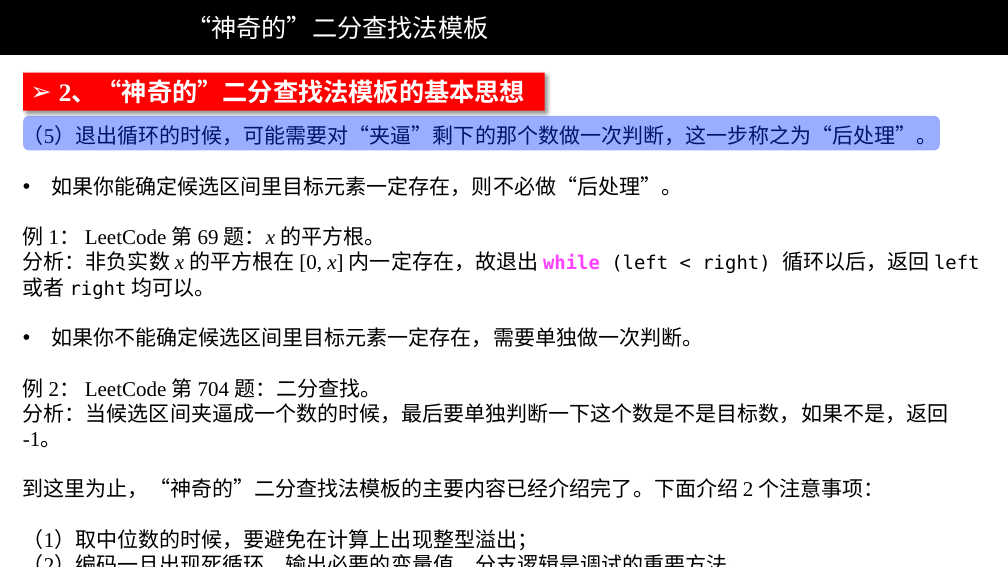
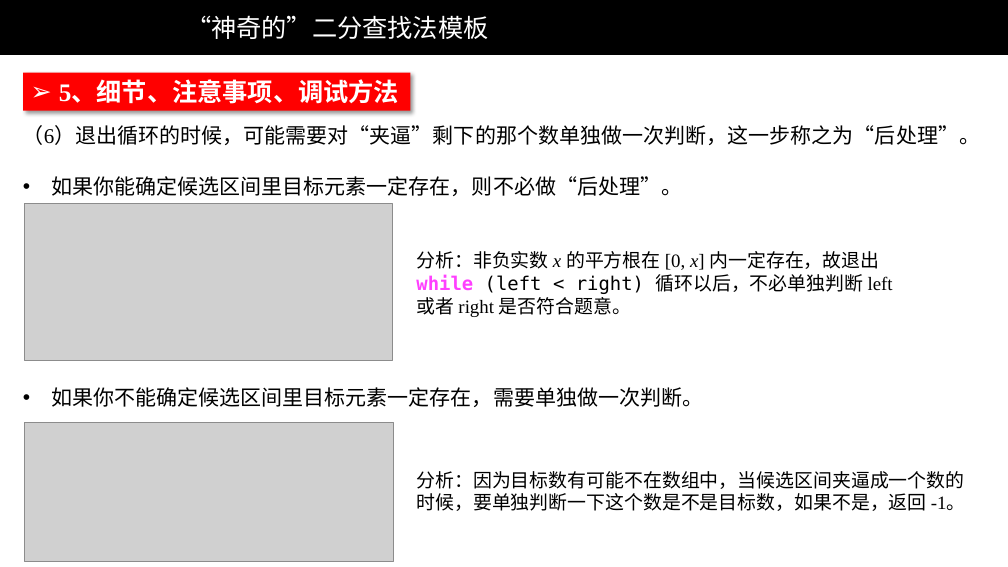
Before and after one commit to liweiwei1419/LeetCode-Solution-PPT, a slide deck: slide 11 of others/“神奇的”二分查找法模板-1（文字）.pptx (slide 7 before the commit). Drawn at 1008x567 pixels with LibreOffice and Linux fonts; fonts in the diff are those of the drawing; grey boxes stand for pictures; background and template pictures are left out. Boxes give left, top, right and bottom in pixels: in the first picture for what was removed or moved away, otherwise in the second. Text is boxed around its words. In the diff, an @@ line names an element or a change of style, - is before the commit and + after.

Commit message:
添加了神奇的二分查找法 PPT。

```diff
--- a/others/“神奇的”二分查找法模板-1（文字）.pptx
+++ b/others/“神奇的”二分查找法模板-1（文字）.pptx
@@ rectangle removed at [23, 73, 545, 110] @@
-➢ 2、“神奇的”二分查找法模板的基本思想
@@ rectangle added at [23, 73, 411, 110], fill #FF0000, 24 pt, text #FFFFFF, bold @@
+➢ 5、细节、注意事项、调试方法
@@ rounded rectangle removed at [23, 116, 941, 150] @@
@@ text at [23, 125, 980, 145]: text changed @@
-（5）退出循环的时候，可能需要对“夹逼”剩下的那个数做一次判断，这一步称之为“后处理”。
+（6）退出循环的时候，可能需要对“夹逼”剩下的那个数单独做一次判断，这一步称之为“后处理”。
@@ picture added at [24, 203, 392, 361] @@
@@ text at [23, 226, 980, 550]: paragraphs removed @@
-例 1： LeetCode 第 69 题：x 的平方根。
-分析：非负实数 x 的平方根在 [0, x] 内一定存在，故退出 while (left < right) 循环以后，返回 left 或者 right 均可以。
-• 如果你不能确定候选区间里目标元素一定存在，需要单独做一次判断。
-例 2： LeetCode 第 704 题：二分查找。
-分析：当候选区间夹逼成一个数的时候，最后要单独判断一下这个数是不是目标数，如果不是，返回 -1。
-到这里为止，“神奇的”二分查找法模板的主要内容已经介绍完了。下面介绍 2 个注意事项：
-（1）取中位数的时候，要避免在计算上出现整型溢出；
-（2）编码一旦出现死循环，输出必要的变量值、分支逻辑是调试的重要方法。
@@ text added at [416, 251, 893, 317], 18 pt, text #000000 @@
+分析：非负实数 x 的平方根在 [0, x] 内一定存在，故退出 while (left < right) 循环以后，不必单独判断 left 或者 right 是否符合题意。
@@ text added at [51, 387, 703, 407], 20 pt, text #000000 @@
+• 如果你不能确定候选区间里目标元素一定存在，需要单独做一次判断。
@@ picture added at [24, 423, 393, 562] @@
@@ text added at [416, 471, 966, 511], 18 pt, text #000000 @@
+分析：因为目标数有可能不在数组中，当候选区间夹逼成一个数的时候，要单独判断一下这个数是不是目标数，如果不是，返回 -1。
```
Also in this commit, not shown: 8 other slides changed, 5 slides added, 1 other file.
